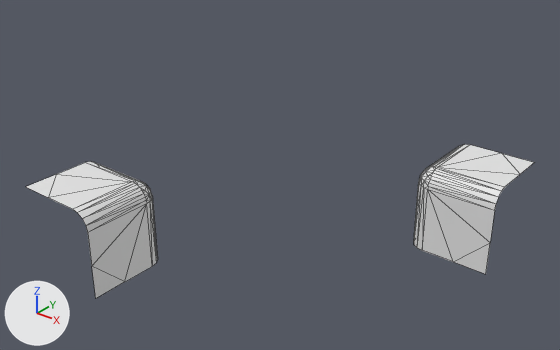
The OBJ model workshops/w6_polygonization/data/bmc/bmc_tiles/t_018.obj, before and after one commit.
One viewpoint serves both versions: a camera (50 mm lens) standing at (1.19, -1.524, 0.684) and looking at (-0.005, -0.03, -0.242). Lighting does not change. The marker at lower left points along +X, +Y and +Z. Mesh edges are drawn as thin lines. Where no turn or scale is listed for an object, it has been applied to the vertices.

Script lines for the objects in view, before the commit:
```python
me_t_018 = bpy.data.meshes.new('t_018')
me_t_018.from_pydata(...)  # 104 vertices, 156 faces; spans x -0.5..0.5, y -0.5..0.5, z -0.5..-0.25
ob_t_018 = bpy.data.objects.new('t_018', me_t_018)
ob_t_018.location = (0.0, 0.0, 0.0)
```
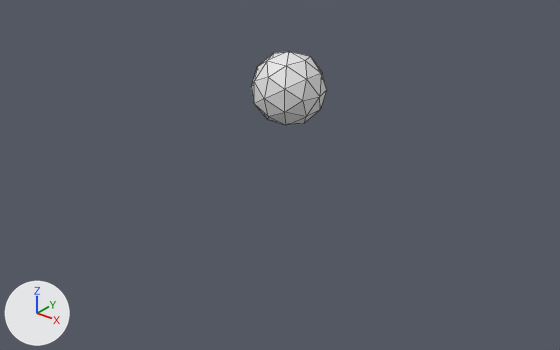
Changed parts and their boxes (x1, y1, x2, y2) in the pictures (560 x 350 px):
't_018', reshaped (85% narrower, 52% shorter): before (27, 144, 534, 298); after (251, 51, 327, 125)
part 1 of me_t_018, added: after (251, 51, 327, 125)
part 2 of me_t_018, deleted: before (414, 144, 534, 274)
part 3 of me_t_018, deleted: before (27, 161, 158, 298)

Diff of the bpy script that builds the scene:
```diff
--- a/workshops/w6_polygonization/data/bmc/bmc_tiles/t_018.obj.py
+++ b/workshops/w6_polygonization/data/bmc/bmc_tiles/t_018.obj.py
@@ me_t_018 @@
 me_t_018.from_pydata(...)  # 104 vertices, 156 faces; spans x -0.5..0.5, y -0.5..0.5, z -0.5..-0.25
 # used by ob_t_018; location = (0.0, 0.0, 0.0)
+# me_t_018 part 1: a new loose piece, an icosphere of 80 faces spanning x -0.1..0.1, y -0.1..0.1, z -0.1..0.1
+# me_t_018 part 2: the loose piece of 52 vertices spanning x 0.25..0.5, y 0.25..0.5, z -0.5..-0.25 is deleted
+# me_t_018 part 3: the loose piece of 52 vertices spanning x -0.5..-0.25, y -0.5..-0.25, z -0.5..-0.25 is deleted
```
